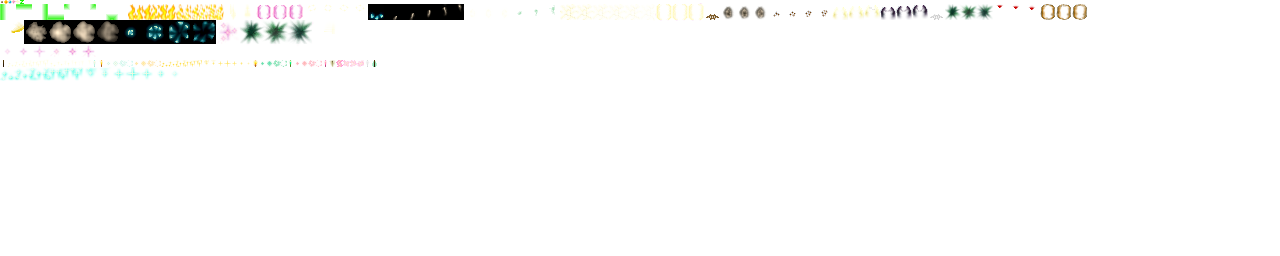
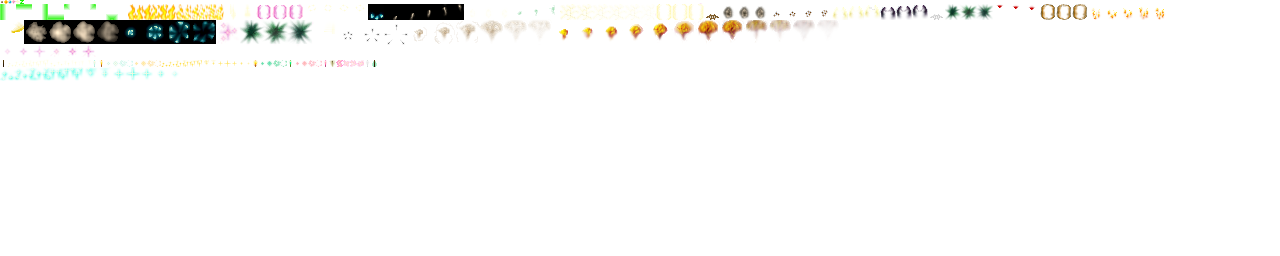
Layers edited between the first and the second 1280px x 256px image:
painted on "Background" over [343, 6, 1166, 45]
